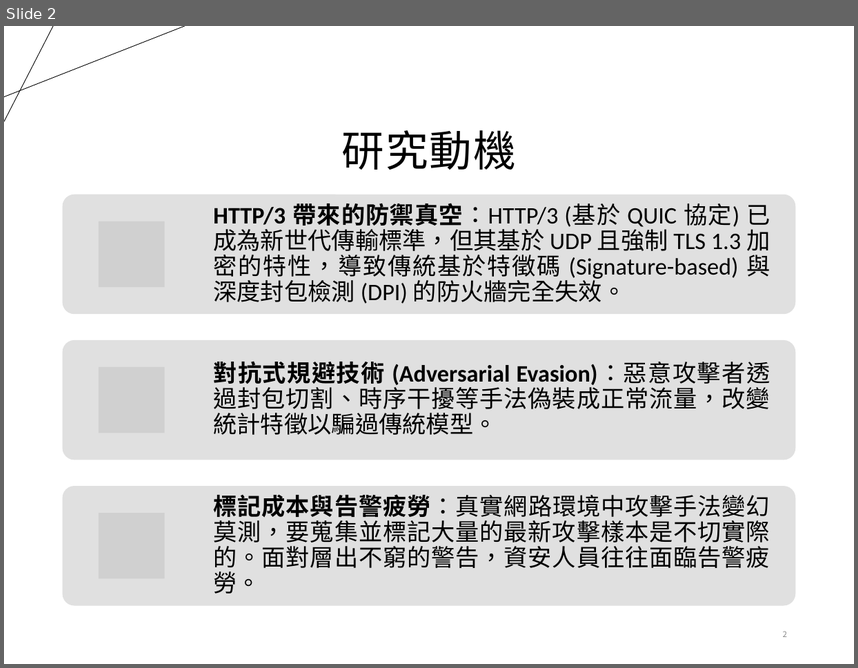
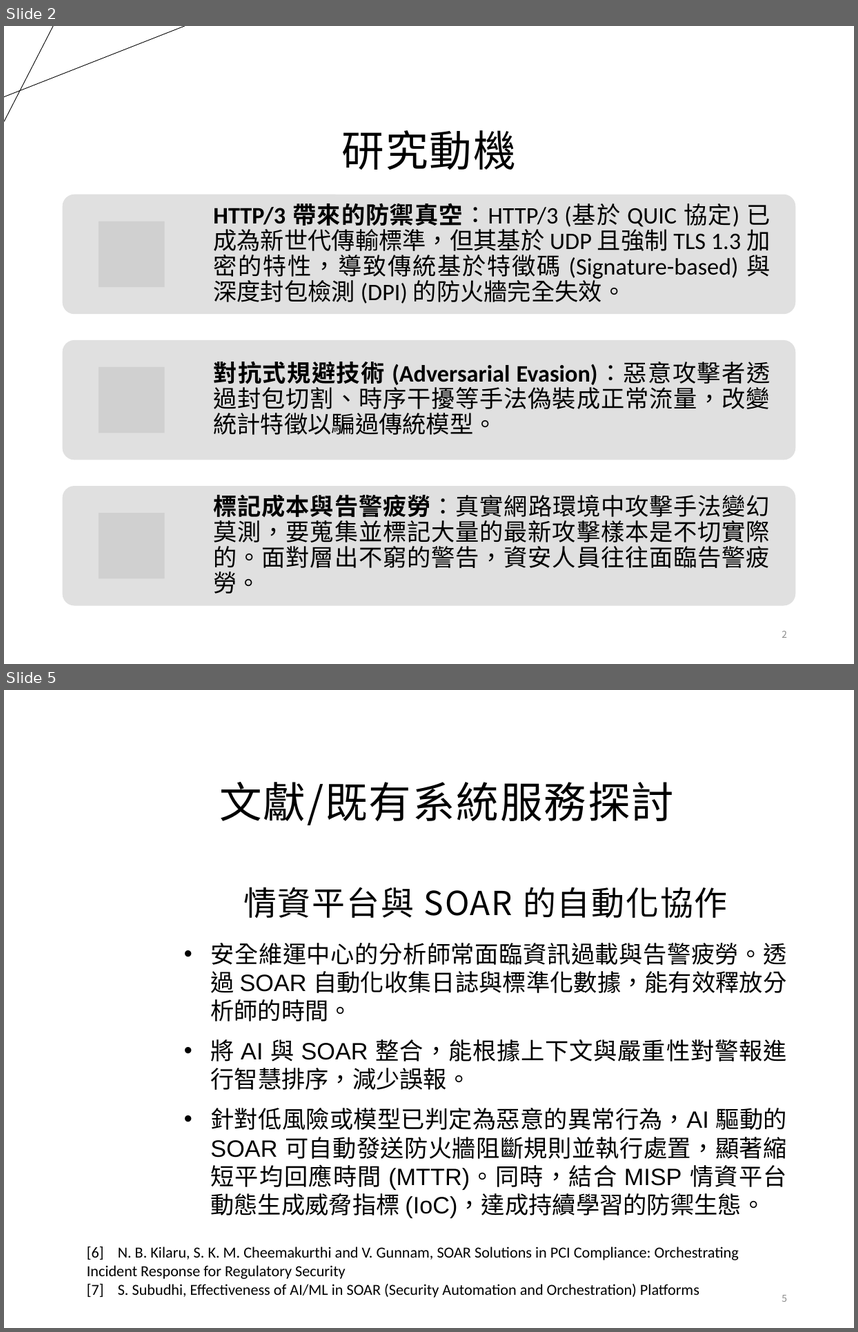
Before and after one commit to alanchuang111/graduation_project, a slide deck: 報告/114下期中報告.pptx. Shown one above the other, each under a label of ours: slide 2 before the commit, slides 2 and 5 after it; the slides between them are not shown. The pictures are 858x668 and 858x1332 pixels, drawn with LibreOffice and Linux fonts; fonts in the diff are those of the drawing; grey boxes stand for pictures; background and template pictures are left out. Boxes give left, top, right and bottom in pixels: in the first picture for what was removed or moved away, otherwise in the second. Text is boxed around its words. In the diff, an @@ line names an element or a change of style, - is before the commit and + after.

```diff
--- a/報告/114下期中報告.pptx
+++ b/報告/114下期中報告.pptx
@@ slide 5 added at (4, 690, 854, 1328), background #FFFFFF @@
@@ title added at (219, 782, 674, 825), 36 pt, text #000000 @@
+文獻/既有系統服務探討
@@ text added at (243, 887, 728, 918), 28 pt, text #000000 @@
+情資平台與 SOAR 的自動化協作
@@ text added at (210, 943, 787, 1217), 20 pt, text #000000 @@
+• 安全維運中心的分析師常面臨資訊過載與告警疲勞。透過 SOAR 自動化收集日誌與標準化數據，能有效釋放分析師的時間。
+• 將 AI 與 SOAR 整合，能根據上下文與嚴重性對警報進行智慧排序，減少誤報。
+• 針對低風險或模型已判定為惡意的異常行為，AI 驅動的 SOAR 可自動發送防火牆阻斷規則並執行處置，顯著縮短平均回應時間 (MTTR)。同時，結合 MISP 情資平台動態生成威脅指標 (IoC)，達成持續學習的防禦生態。
@@ text added at (87, 1246, 739, 1297), 13 pt, text #000000 @@
+[6] N. B. Kilaru, S. K. M. Cheemakurthi and V. Gunnam, SOAR Solutions in PCI Compliance: Orchestrating Incident Response for Regulatory Security
+[7] S. Subudhi, Effectiveness of AI/ML in SOAR (Security Automation and Orchestration) Platforms
@@ page number added at (782, 1294, 787, 1301), 8 pt, text #8C8C8C @@
+5
```
Also in this commit, not shown: 9 slides changed, 2 other slides added, 1 slide removed, 11 other files.
